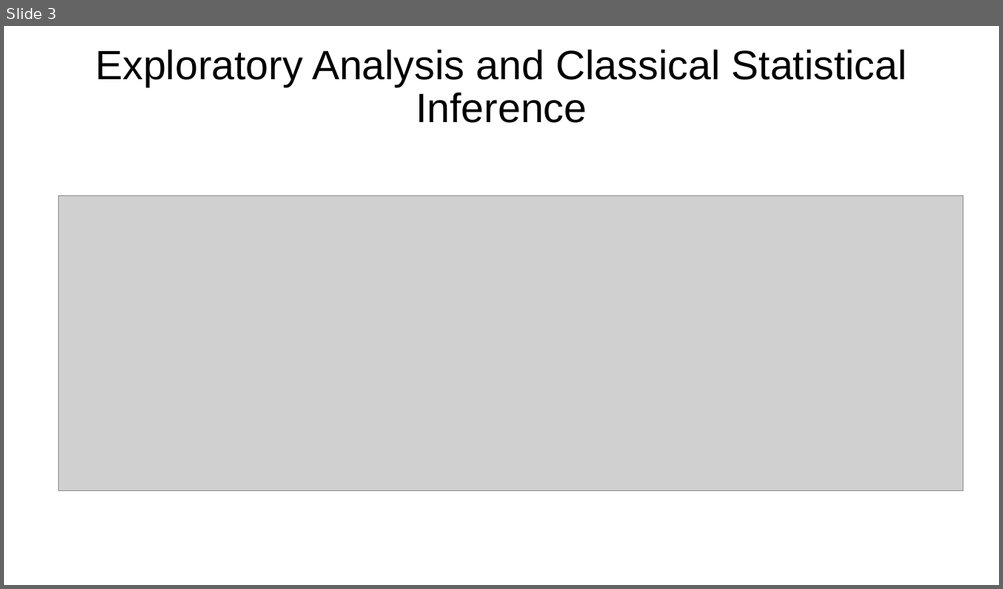
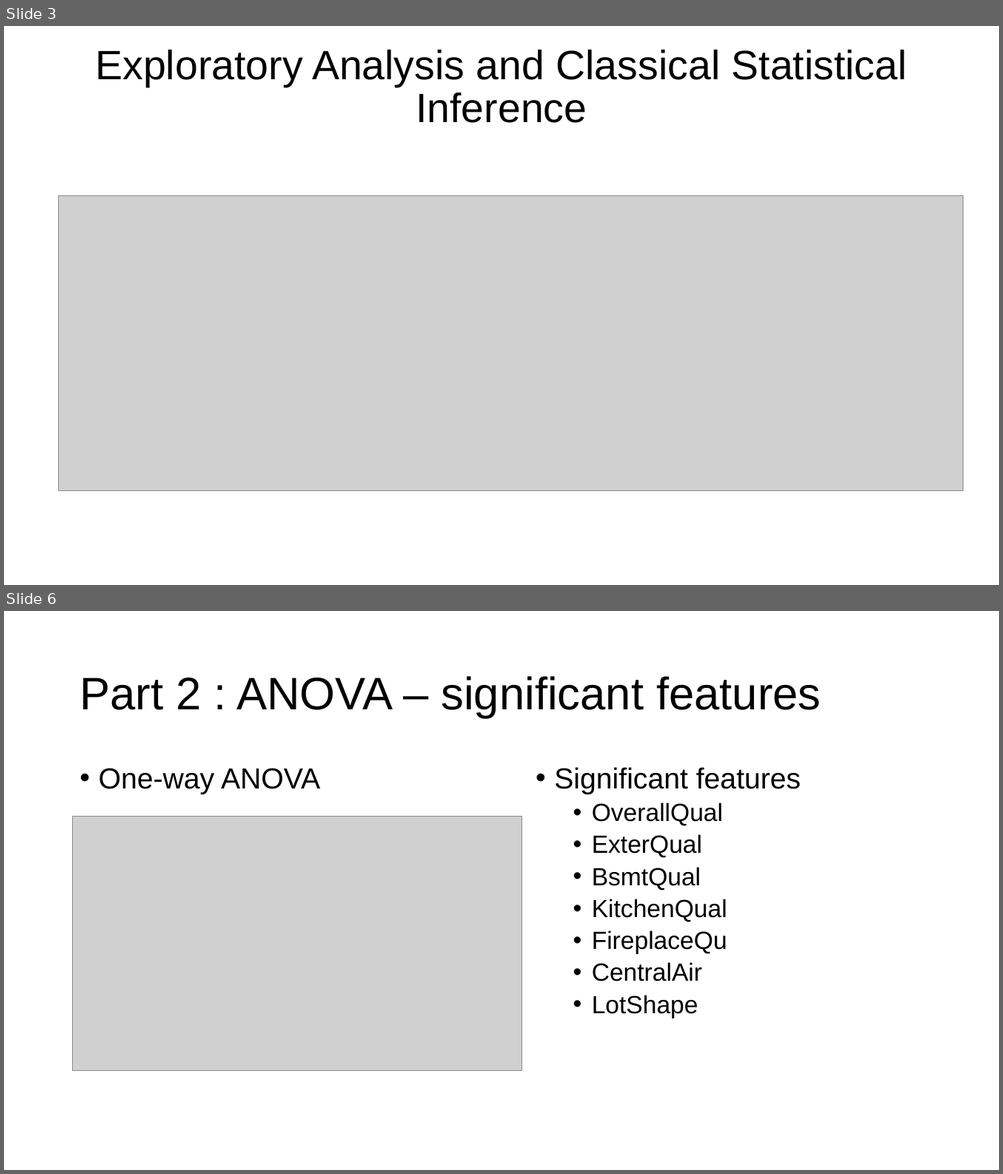
Before and after one commit to Kirill-101/CStat2026_project, a slide deck: CP_project_midterm_presentation.pptx. Shown one above the other, each under a label of ours: slide 3 before the commit, slides 3 and 6 after it; the slides between them are not shown. The pictures are 1003x589 and 1003x1174 pixels, drawn with LibreOffice and Linux fonts; fonts in the diff are those of the drawing; grey boxes stand for pictures. Boxes give left, top, right and bottom in pixels: in the first picture for what was removed or moved away, otherwise in the second. Text is boxed around its words. In the diff, an @@ line names an element or a change of style, - is before the commit and + after.

```diff
--- a/CP_project_midterm_presentation.pptx
+++ b/CP_project_midterm_presentation.pptx
@@ slide 6 added at bbox=[4, 611, 999, 1170], background #FFFFFF @@
@@ title added at bbox=[79, 676, 820, 718], 44 pt, text #000000 @@
+Part 2 : ANOVA – significant features
@@ text added at bbox=[99, 768, 320, 795], 28 pt, text #000000 @@
+• One-way ANOVA
@@ text added at bbox=[554, 767, 801, 1019], 24 pt, text #000000 @@
+• Significant features
+  • OverallQual
+  • ExterQual
+  • BsmtQual
+  • KitchenQual
+  • FireplaceQu
+  • CentralAir
+  • LotShape
@@ picture added at bbox=[73, 816, 523, 1071] @@
```
Also in this commit, not shown: 1 slide changed, 6 other slides added, 1 slide removed, 6 other files.
